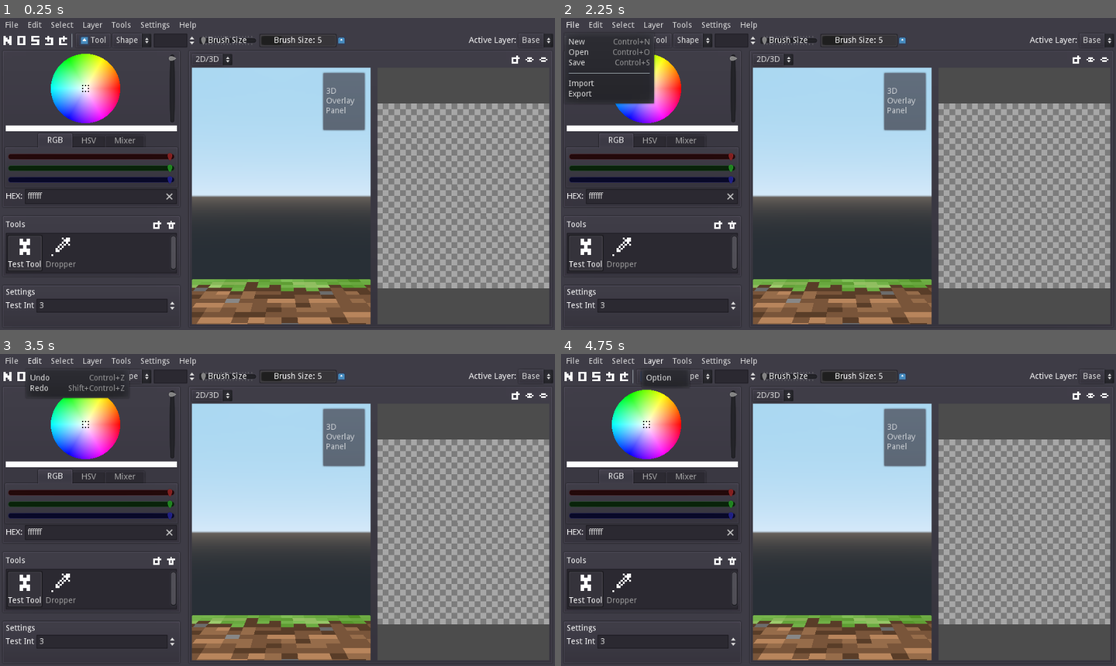
Above: before the commit, frames 1-4 (two rows, left to right).
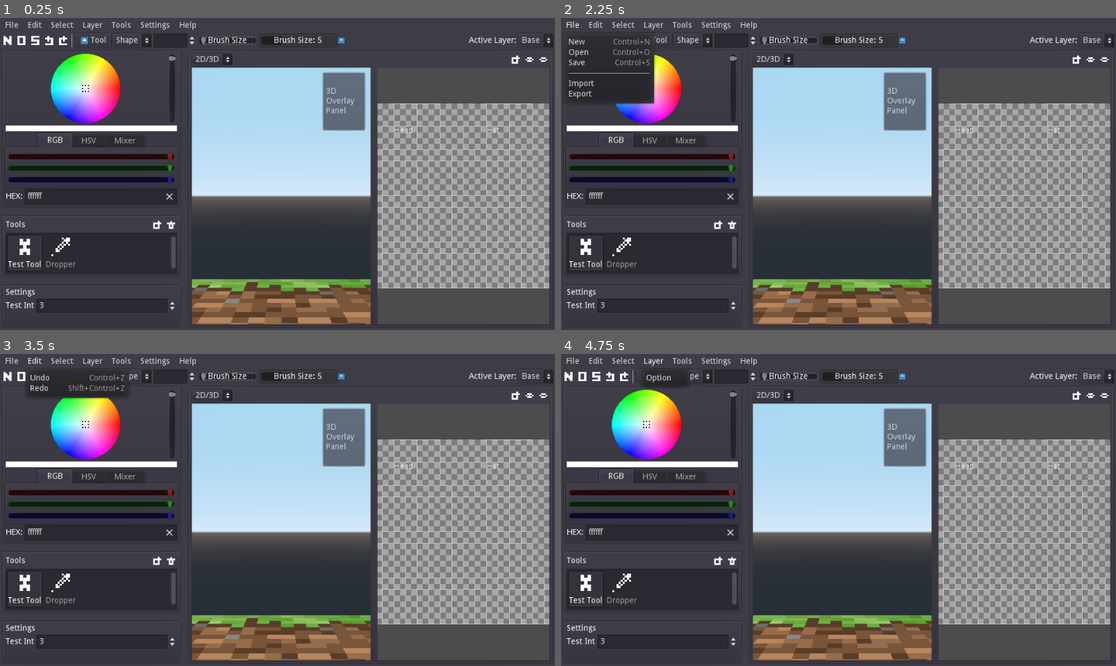
Above: after the commit, the same moments.

Repository: tianer2820/BetterSkin2
Game: Godot game, scene res://assets/gui_root.tscn
Two runs of this game, one before a commit and one after it. Both use one fixed random seed, a clock stepped at 60 frames per second and the inputs below. The engine's default icon, where the game draws it, is replaced by a stand-in: a white triangle on a blue panel in a dark square.
Inputs (mouse positions are in pixels of both pictures, inside the frame that each line leads up to):
- Up to frame 1 (0.25 s): no input
- Up to frame 2 (2.25 s): click (566, 39) at 0.5 s; click (566, 39) at 1.25 s; click "File" at 2 s
- Up to frame 3 (3.5 s): click "Edit" at 2.75 s
- Up to frame 4 (4.75 s): click "Select" at 3.5 s; click "Layer" at 4.25 s

The runs differ from the first frame. In frame 1, 1.3% of the frame differs, in the area x 67-99%, y 27-87%; in frame 2, 1.3%; in frame 3, 1.3%; in frame 4, 1.3%.

Commit message:
add skin template lines

Diff:
--- a/assets/main_viewport/2d_panel/2DWorld.tscn
+++ b/assets/main_viewport/2d_panel/2DWorld.tscn
@@ -1,9 +1,10 @@
-[gd_scene load_steps=5 format=2]
+[gd_scene load_steps=6 format=2]
 
-[ext_resource path="res://icon.png" type="Texture" id=1]
+[ext_resource path="res://assets/main_viewport/2d_panel/skin_template_edge.png" type="Texture" id=1]
 [ext_resource path="res://assets/main_viewport/2d_panel/2Dworld.gd" type="Script" id=2]
 [ext_resource path="res://assets/main_viewport/2d_panel/2D_skin_rect.gd" type="Script" id=3]
 [ext_resource path="res://assets/main_viewport/2d_panel/alpha_panel.png" type="Texture" id=4]
+[ext_resource path="res://assets/main_viewport/2d_panel/SkinOverlayTextScaler.gd" type="Script" id=5]
 
 [node name="2DWorld" type="Node2D"]
 script = ExtResource( 2 )
@@ -37,10 +38,49 @@
 grow_horizontal = 2
 grow_vertical = 2
 mouse_filter = 0
-texture = ExtResource( 1 )
+expand = true
+stretch_mode = 1
 script = ExtResource( 3 )
 __meta__ = {
 "_edit_use_anchors_": true
 }
 
 [node name="RefContainer" type="Node2D" parent="."]
+
+[node name="SkinLineOverlay" type="TextureRect" parent="."]
+anchor_left = 0.5
+anchor_top = 0.5
+anchor_right = 0.5
+anchor_bottom = 0.5
+margin_left = -32.0
+margin_top = -32.0
+margin_right = 32.0
+margin_bottom = 32.0
+mouse_filter = 2
+texture = ExtResource( 1 )
+expand = true
+stretch_mode = 1
+script = ExtResource( 5 )
+__meta__ = {
+"_edit_use_anchors_": false
+}
+
+[node name="Head" type="Label" parent="SkinLineOverlay"]
+margin_left = 8.0
+margin_top = 8.0
+margin_right = 41.0
+margin_bottom = 22.0
+text = "Head"
+__meta__ = {
+"_edit_use_anchors_": false
+}
+
+[node name="Hat" type="Label" parent="SkinLineOverlay"]
+margin_left = 40.0
+margin_top = 8.0
+margin_right = 62.0
+margin_bottom = 22.0
+text = "Hat"
+__meta__ = {
+"_edit_use_anchors_": false
+}
--- /dev/null
+++ b/assets/main_viewport/2d_panel/SkinOverlayTextScaler.gd
@@ -0,0 +1,15 @@
+extends TextureRect
+
+
+
+
+# Called when the node enters the scene tree for the first time.
+func _ready() -> void:
+	pass # Replace with function body.
+
+
+func _process(delta: float) -> void:
+	var trans = get_canvas_transform()
+	var new_scale = trans.affine_inverse().get_scale()
+	for child in get_children():
+		child.rect_scale = new_scale
Not shown, added: assets/main_viewport/2d_panel/skin_template.png.import
Binary file added: assets/main_viewport/2d_panel/skin_template_edge.png
Not shown, added: assets/main_viewport/2d_panel/skin_template_edge.png.import
